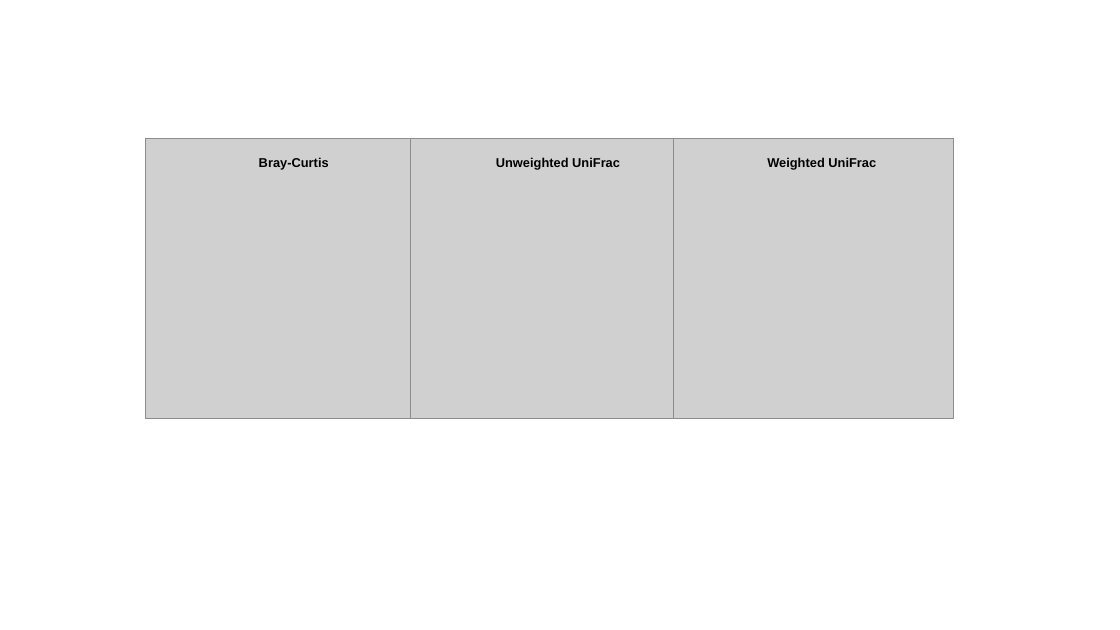
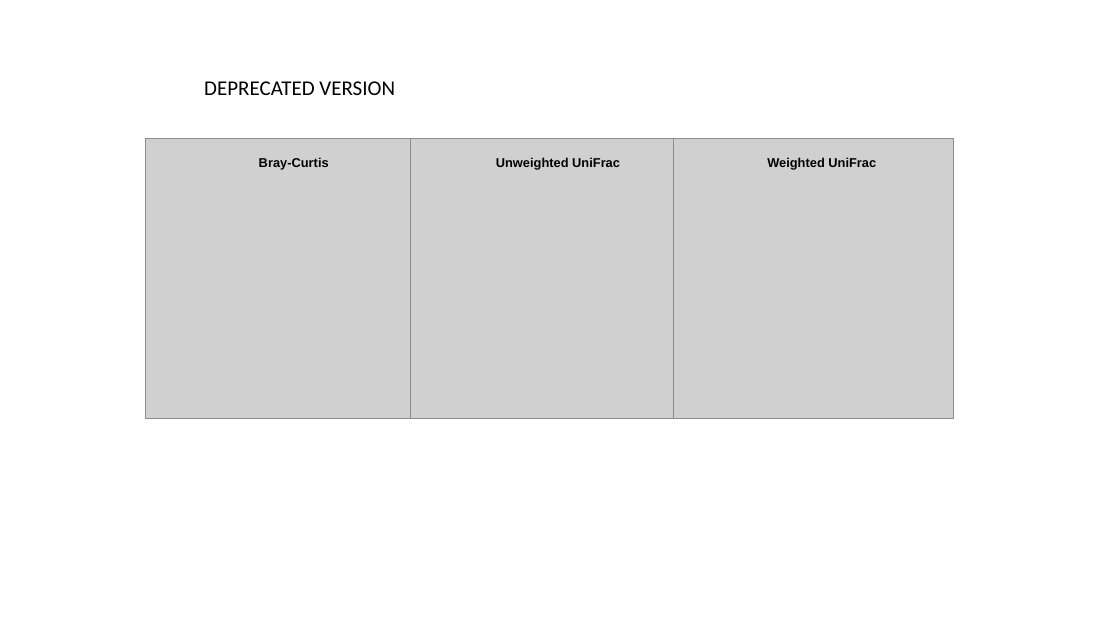
Before and after one commit to njlyon0/collab_kucuk-cotinis, a slide deck: slide 2 of Figures/Superfigure 2-Sandbox.pptx (slide 1 before the commit). Drawn at 1120x630 pixels with LibreOffice and Linux fonts; fonts in the diff are those of the drawing; grey boxes stand for pictures. Boxes give left, top, right and bottom in pixels: in the first picture for what was removed or moved away, otherwise in the second. Text is boxed around its words. In the diff, an @@ line names an element or a change of style, - is before the commit and + after.

```diff
--- a/Figures/Superfigure 2-Sandbox.pptx
+++ b/Figures/Superfigure 2-Sandbox.pptx
@@ text added at (204, 81, 395, 95), 18 pt, text #000000 @@
+DEPRECATED VERSION
```
Also in this commit, not shown: 1 slide added, 12 other files.
